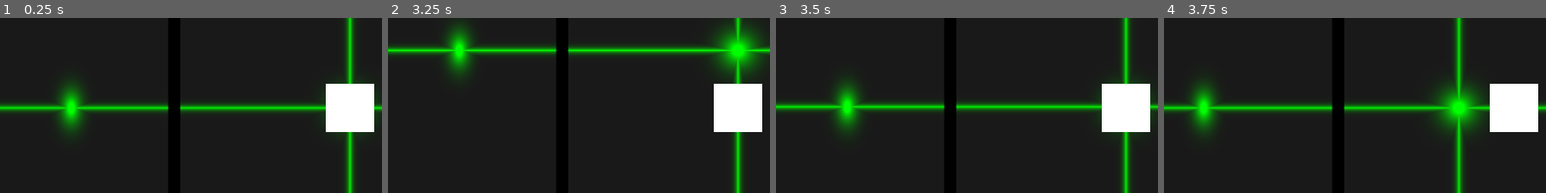
Above: before the commit, frames 1-4 (left to right).
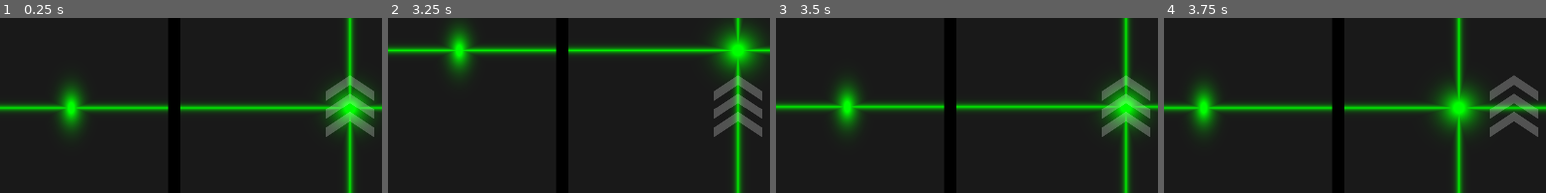
Above: after the commit, the same moments.

Repository: Totobird-Creations/rc-car-duino
Game: Godot game, scene res://main/main.tscn
The game is run twice, just before and just after one commit, with the same random seed, the same clock (stepped at 60 frames per second) and the same inputs.
Inputs (mouse positions are % of the whole screen's width and height, from its top left):
- Up to frame 1 (0.25 s): no input
- Up to frame 2 (3.25 s): tap Enter at 0.5, 2 s; move the mouse to (72, 44) at 0.52 s; click (72, 44) at 0.67 s; tap Space at 1.25, 2.75 s; drag from (30, 56) to (45, 76) at 1.27 s; move the mouse to (60, 22) at 2.02 s; click (60, 22) at 2.17 s; drag from (45, 76) to (20, 31) at 2.77 s
- Up to frame 3 (3.5 s): no input
- Up to frame 4 (3.75 s): move the mouse to (80, 69) at 3.52 s; click (80, 69) at 3.67 s
The pictures show only the part of the screen within x 4-54%, y 24-74%; the shares and areas given below are measured in that part.

The runs differ from the first frame. In frame 1, 3.7% of the frame differs, in the area x 85-98%, y 32-68%; in frame 2, 3.7%; in frame 3, 3.7%; in frame 4, 3.7%.

Commit message:
Updated: Interface; WindowsIsPainAndYoureNotChangingMyMind;

Diff:
--- a/controller/main/main.tscn
+++ b/controller/main/main.tscn
@@ -20,6 +20,87 @@
 
 [sub_resource type="ShaderMaterial" id=5]
 shader = ExtResource( 5 )
+
+[sub_resource type="Animation" id=7]
+length = 0.001
+tracks/0/type = "value"
+tracks/0/path = NodePath("back:modulate")
+tracks/0/interp = 1
+tracks/0/loop_wrap = true
+tracks/0/imported = false
+tracks/0/enabled = true
+tracks/0/keys = {
+"times": PoolRealArray( 0 ),
+"transitions": PoolRealArray( 1 ),
+"update": 0,
+"values": [ Color( 1, 1, 1, 0.25 ) ]
+}
+tracks/1/type = "value"
+tracks/1/path = NodePath("center:modulate")
+tracks/1/interp = 1
+tracks/1/loop_wrap = true
+tracks/1/imported = false
+tracks/1/enabled = true
+tracks/1/keys = {
+"times": PoolRealArray( 0 ),
+"transitions": PoolRealArray( 1 ),
+"update": 0,
+"values": [ Color( 1, 1, 1, 0.25 ) ]
+}
+tracks/2/type = "value"
+tracks/2/path = NodePath("front:modulate")
+tracks/2/interp = 1
+tracks/2/loop_wrap = true
+tracks/2/imported = false
+tracks/2/enabled = true
+tracks/2/keys = {
+"times": PoolRealArray( 0 ),
+"transitions": PoolRealArray( 1 ),
+"update": 0,
+"values": [ Color( 1, 1, 1, 0.25 ) ]
+}
+
+[sub_resource type="Animation" id=6]
+resource_name = "main"
+length = 0.75
+loop = true
+step = 0.25
+tracks/0/type = "value"
+tracks/0/path = NodePath("back:modulate")
+tracks/0/interp = 1
+tracks/0/loop_wrap = true
+tracks/0/imported = false
+tracks/0/enabled = true
+tracks/0/keys = {
+"times": PoolRealArray( 0, 0.25, 0.75 ),
+"transitions": PoolRealArray( 1, 1, 1 ),
+"update": 1,
+"values": [ Color( 1, 1, 1, 1 ), Color( 1, 1, 1, 0.25 ), Color( 1, 1, 1, 0.25 ) ]
+}
+tracks/1/type = "value"
+tracks/1/path = NodePath("center:modulate")
+tracks/1/interp = 1
+tracks/1/loop_wrap = true
+tracks/1/imported = false
+tracks/1/enabled = true
+tracks/1/keys = {
+"times": PoolRealArray( 0, 0.25, 0.5, 0.75 ),
+"transitions": PoolRealArray( 1, 1, 1, 1 ),
+"update": 1,
+"values": [ Color( 1, 1, 1, 0.25 ), Color( 1, 1, 1, 1 ), Color( 1, 1, 1, 0.25 ), Color( 1, 1, 1, 0.25 ) ]
+}
+tracks/2/type = "value"
+tracks/2/path = NodePath("front:modulate")
+tracks/2/interp = 1
+tracks/2/loop_wrap = true
+tracks/2/imported = false
+tracks/2/enabled = true
+tracks/2/keys = {
+"times": PoolRealArray( 0, 0.5, 0.75 ),
+"transitions": PoolRealArray( 1, 1, 1 ),
+"update": 1,
+"values": [ Color( 1, 1, 1, 0.25 ), Color( 1, 1, 1, 1 ), Color( 1, 1, 1, 0.25 ) ]
+}
 
 [sub_resource type="ShaderMaterial" id=3]
 shader = ExtResource( 3 )
@@ -71,14 +152,33 @@
 anchor_right = 0.5
 anchor_bottom = 0.5
 
+[node name="front" type="ColorRect" parent="control/info/arrow"]
+modulate = Color( 1, 1, 1, 0.25 )
+material = SubResource( 5 )
+margin_left = -64.0
+margin_top = -112.0
+margin_right = 64.0
+margin_bottom = 16.0
+
 [node name="center" type="ColorRect" parent="control/info/arrow"]
+modulate = Color( 1, 1, 1, 0.25 )
 material = SubResource( 5 )
 margin_left = -64.0
 margin_top = -64.0
 margin_right = 64.0
 margin_bottom = 64.0
 
+[node name="back" type="ColorRect" parent="control/info/arrow"]
+modulate = Color( 1, 1, 1, 0.25 )
+material = SubResource( 5 )
+margin_left = -64.0
+margin_top = -16.0
+margin_right = 64.0
+margin_bottom = 112.0
+
 [node name="animation" type="AnimationPlayer" parent="control/info/arrow"]
+anims/RESET = SubResource( 7 )
+anims/main = SubResource( 6 )
 
 [node name="turn" type="Control" parent="control"]
 anchor_left = 0.5
--- a/controller/project.godot
+++ b/controller/project.godot
@@ -10,7 +10,7 @@
 
 [application]
 
-config/name="Controller"
+config/name="Car Remote Controller"
 run/main_scene="res://main/main.tscn"
 config/icon="res://icon.png"
 
--- a/controller/shader/arrow.tres
+++ b/controller/shader/arrow.tres
@@ -1,4 +1,13 @@
 [gd_resource type="Shader" format=2]
 
 [resource]
-code = "shader_type canvas_item;"
+code = "shader_type canvas_item;
+
+
+void fragment() {
+	COLOR = vec4(0.0);
+	if (abs(UV.y - 0.3 - abs(UV.x - 0.5) / 1.5) < 0.1) {
+		COLOR = vec4(1.0);
+	}
+}
+"
Not shown: 1 places in controller/main/main.tscn that only renumber resources
Not shown, changed: .gitignore
Not shown, added: controller/.gdignore/export/controller.apk
